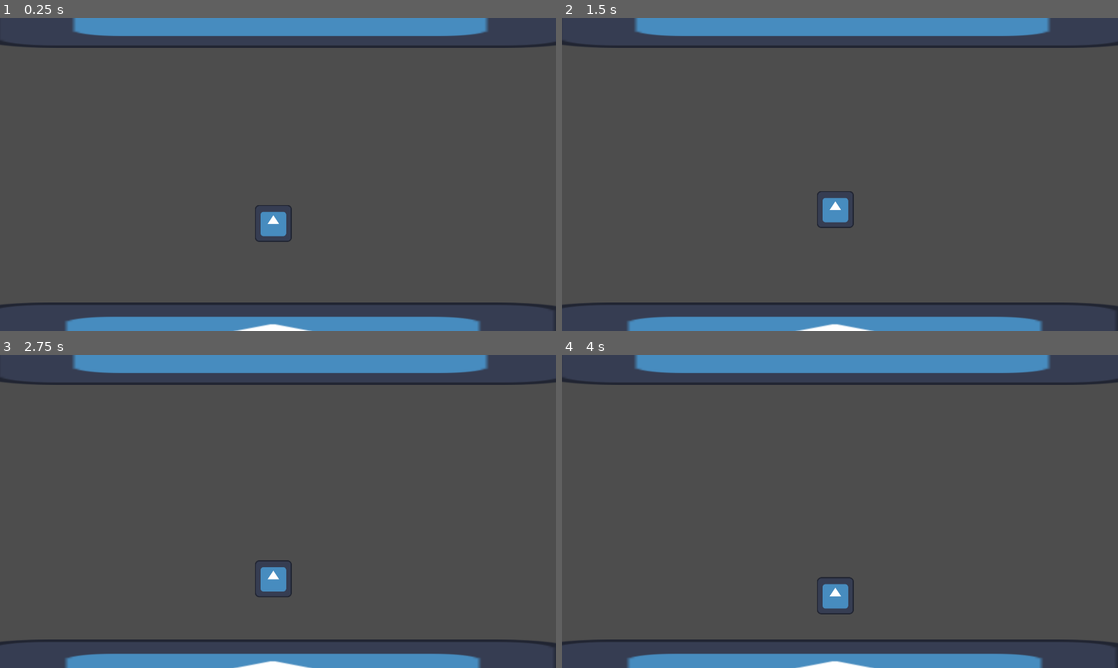
Above: before the commit, frames 1-4 (two rows, left to right).
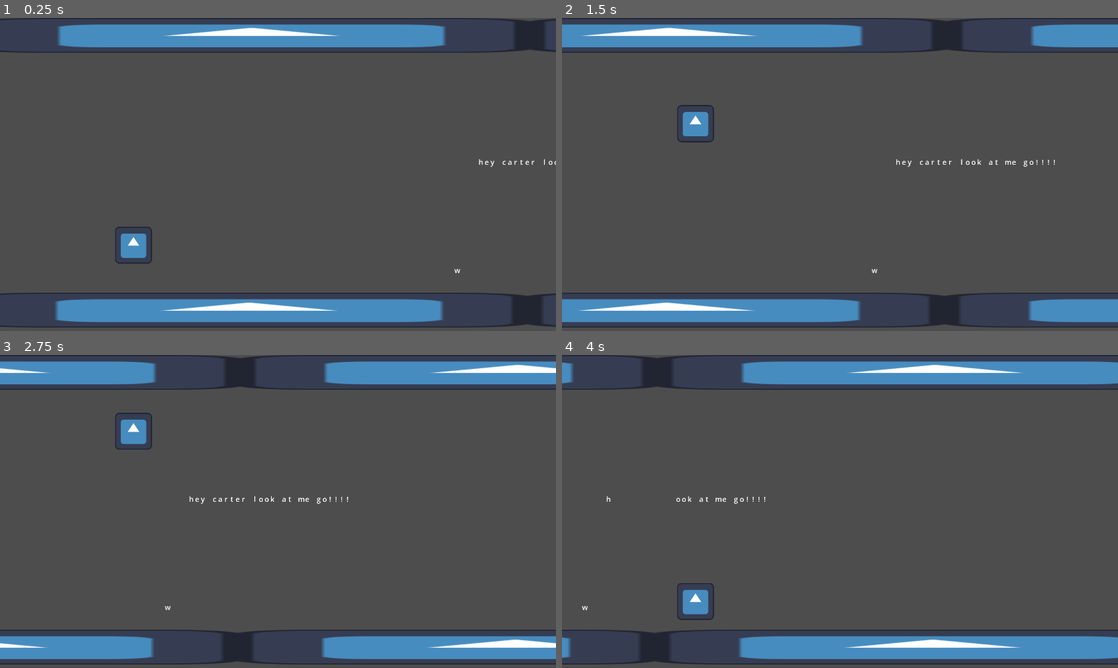
Above: after the commit, the same moments.

Repository: emrysshevek/run-on-sentence
Game: Godot game, scene res://scenes/game/game.tscn
Same seed, same stepped clock (60 frames per second), same inputs: the game is played once before the commit and once after it. Before the commit the project starts from res://scenes/test.tscn. The engine's default icon, where the game draws it, is replaced by a stand-in: a white triangle on a blue panel in a dark square.
Inputs:
- Up to frame 1 (0.25 s): no input
- Up to frame 2 (1.5 s): tap Space (primary_action) at 0.6, 1.35 s
- Up to frame 3 (2.75 s): tap Space (primary_action) at 2.1 s
- Up to frame 4 (4 s): tap Space (primary_action) at 2.85, 3.6 s

The runs differ from the first frame. In frame 1, 15% of the frame differs, in the area x 0-100%, y 0-100%; in frame 2, 17%; in frame 3, 17%; in frame 4, 16%.

Commit message:
checkpoint: text is spawned as letters!

Diff:
--- /dev/null
+++ b/components/Globals/Global/game_text_theme.tres
@@ -0,0 +1,3 @@
+[gd_resource type="Theme" format=3 uid="uid://dvgucdgybqt77"]
+
+[resource]
--- /dev/null
+++ b/components/Globals/Global/global.gd
@@ -0,0 +1,3 @@
+extends Node
+
+@export var settings: Settings = preload("res://components/Globals/Global/settings.tres")
--- /dev/null
+++ b/components/Globals/Global/global.tscn
@@ -0,0 +1,13 @@
+[gd_scene load_steps=4 format=3 uid="uid://bty35bavaxqfe"]
+
+[ext_resource type="Script" path="res://components/Globals/Global/global.gd" id="1_7tghd"]
+[ext_resource type="Script" path="res://components/Globals/Global/settings.gd" id="2_ydlnc"]
+
+[sub_resource type="Resource" id="Resource_02a0v"]
+script = ExtResource("2_ydlnc")
+speed = 400.0
+font_size = 25
+
+[node name="Global" type="Node"]
+script = ExtResource("1_7tghd")
+settings = SubResource("Resource_02a0v")
--- /dev/null
+++ b/components/Globals/Global/settings.gd
@@ -0,0 +1,4 @@
+class_name Settings extends Resource
+
+@export var speed: float = 400
+@export var font_size: int = 25
--- /dev/null
+++ b/components/Globals/Global/settings.tres
@@ -0,0 +1,8 @@
+[gd_resource type="Resource" load_steps=2 format=3 uid="uid://dsro4xtvfmxyn"]
+
+[ext_resource type="Script" path="res://components/Globals/Global/settings.gd" id="1_3y2vt"]
+
+[resource]
+script = ExtResource("1_3y2vt")
+speed = 400.0
+font_size = 25
--- /dev/null
+++ b/components/environment/background/background.gd
@@ -0,0 +1,6 @@
+class_name Background extends Parallax2D
+
+# Called when the node enters the scene tree for the first time.
+func _ready() -> void:
+	autoscroll.x = -Global.settings.speed * scroll_scale.x
+	repeat_size.x = get_viewport_rect().size.x
--- /dev/null
+++ b/components/environment/background/background.tscn
@@ -0,0 +1,11 @@
+[gd_scene load_steps=3 format=3 uid="uid://jukwic7a7qd7"]
+
+[ext_resource type="Script" path="res://components/environment/background/background.gd" id="1_gpwy4"]
+[ext_resource type="Texture2D" uid="uid://cytttfx3sky7h" path="res://icon.svg" id="1_in7xm"]
+
+[node name="Background" type="Parallax2D"]
+repeat_size = Vector2(1920, 0)
+script = ExtResource("1_gpwy4")
+
+[node name="Sprite2D" type="Sprite2D" parent="."]
+texture = ExtResource("1_in7xm")
--- a/components/physics/movement/gravity/gravity_component.gd
+++ b/components/physics/gravity/gravity_component.gd
@@ -1,6 +1,6 @@
 class_name GravityComponent extends PhysicsComponent
 
-@export var max_fall_speed: float = 500
+@export var max_fall_speed: float = 1000
 
 var gravity_scale: float = 1
 
--- a/components/physics/movement/gravity/gravity_component.tscn
+++ b/components/physics/gravity/gravity_component.tscn
@@ -1,6 +1,6 @@
 [gd_scene load_steps=2 format=3 uid="uid://dbkhvb1if7255"]
 
-[ext_resource type="Script" path="res://components/physics/movement/gravity/gravity_component.gd" id="1_cc7q3"]
+[ext_resource type="Script" path="res://components/physics/gravity/gravity_component.gd" id="1_cc7q3"]
 
 [node name="GravityComponent" type="Node2D"]
 script = ExtResource("1_cc7q3")
--- /dev/null
+++ b/components/spawner/text_spawner.gd
@@ -0,0 +1,46 @@
+class_name TextSpawner extends Node2D
+
+@export var text: String = "default"
+@export var spawn_parent: Node2D
+@export var autostart: bool = true
+@export var max_spawns: int = 256
+
+var total_spawns: int = 0
+var is_spawning: bool = false
+var last_spawn: GameObject
+var text_idx: int = 0
+
+# Called when the node enters the scene tree for the first time.
+func _ready() -> void:
+	is_spawning = false
+	if autostart:
+		start()
+
+func _physics_process(delta: float) -> void:
+	if text_idx == len(text) or total_spawns >= max_spawns:
+		return
+
+	var letter = preload("res://entities/objects/letter/letter.tscn").instantiate()
+
+	letter.value = text[text_idx]
+	text_idx += 1
+
+	if spawn_parent == null:
+		get_parent().add_child(letter)
+	else:
+		spawn_parent.add_child(letter)
+
+	if last_spawn:
+		letter.global_position = last_spawn.global_position + Vector2(20, 0)
+	else:
+		letter.global_position = global_position
+	last_spawn = letter
+
+
+
+func start() -> void:
+	is_spawning = true
+
+
+func stop() -> void:
+	is_spawning = false
--- /dev/null
+++ b/components/spawner/text_spawner.tscn
@@ -0,0 +1,6 @@
+[gd_scene load_steps=2 format=3 uid="uid://c5gyosbvs6v3h"]
+
+[ext_resource type="Script" path="res://components/spawner/text_spawner.gd" id="1_0uivu"]
+
+[node name="TextSpawner" type="Node2D"]
+script = ExtResource("1_0uivu")
--- /dev/null
+++ b/entities/objects/game_object.gd
@@ -0,0 +1,12 @@
+class_name GameObject extends Area2D
+
+signal destroyed(which_object: GameObject)
+
+
+func _on_visible_on_screen_notifier_2d_screen_entered() -> void:
+	pass
+
+
+func _on_visible_on_screen_notifier_2d_screen_exited() -> void:
+	destroyed.emit()
+	queue_free()
--- /dev/null
+++ b/entities/objects/game_object.tscn
@@ -0,0 +1,11 @@
+[gd_scene load_steps=2 format=3 uid="uid://c4eshf5u4af6p"]
+
+[ext_resource type="Script" path="res://entities/objects/game_object.gd" id="1_6ig4n"]
+
+[node name="GameObject" type="Area2D"]
+script = ExtResource("1_6ig4n")
+
+[node name="VisibleOnScreenNotifier2D" type="VisibleOnScreenNotifier2D" parent="."]
+
+[connection signal="screen_entered" from="VisibleOnScreenNotifier2D" to="." method="_on_visible_on_screen_notifier_2d_screen_entered"]
+[connection signal="screen_exited" from="VisibleOnScreenNotifier2D" to="." method="_on_visible_on_screen_notifier_2d_screen_exited"]
--- /dev/null
+++ b/entities/objects/letter/letter.gd
@@ -0,0 +1,29 @@
+class_name Letter extends GameObject
+
+signal collected(which_letter: Letter)
+
+@export var value: String
+
+@onready var shape: CircleShape2D = $CollisionShape2D.shape
+@onready var label: Label = $Label
+@onready var screen_notifier: VisibleOnScreenNotifier2D = $VisibleOnScreenNotifier2D
+
+# Called when the node enters the scene tree for the first time.
+func _ready() -> void:
+	if len(value) > 1:
+		push_warning("Text object was assigned more than one letter")
+		value = value[0]
+
+	label.text = value
+	_resize.call_deferred()
+
+
+func _resize() -> void:
+	shape.radius = label.size.x
+	screen_notifier.rect = Rect2(label.size.x / 2, label.size.y / 2, label.size.x, label.size.y)
+
+
+func _on_body_entered(body: Node2D) -> void:
+	if body is Runner:
+		collected.emit(self)
+		queue_free()
--- /dev/null
+++ b/entities/objects/letter/letter.tscn
@@ -0,0 +1,39 @@
+[gd_scene load_steps=4 format=3 uid="uid://hr5lunkbnksl"]
+
+[ext_resource type="Script" path="res://entities/objects/letter/letter.gd" id="1_v3gle"]
+[ext_resource type="Theme" uid="uid://dvgucdgybqt77" path="res://components/Globals/Global/game_text_theme.tres" id="2_8whod"]
+
+[sub_resource type="CircleShape2D" id="CircleShape2D_3e262"]
+
+[node name="Letter" type="Area2D"]
+collision_layer = 4
+collision_mask = 2
+script = ExtResource("1_v3gle")
+value = "t"
+
+[node name="CollisionShape2D" type="CollisionShape2D" parent="."]
+shape = SubResource("CircleShape2D_3e262")
+
+[node name="Label" type="Label" parent="."]
+anchors_preset = 8
+anchor_left = 0.5
+anchor_top = 0.5
+anchor_right = 0.5
+anchor_bottom = 0.5
+offset_left = -7.0
+offset_top = -11.0
+offset_right = 7.0
+offset_bottom = 12.0
+grow_horizontal = 2
+grow_vertical = 2
+size_flags_horizontal = 4
+theme = ExtResource("2_8whod")
+theme_override_font_sizes/font_size = 25
+horizontal_alignment = 1
+vertical_alignment = 1
+justification_flags = 0
+
+[node name="VisibleOnScreenNotifier2D" type="VisibleOnScreenNotifier2D" parent="."]
+rect = Rect2(-9.955, -10, 20, 20)
+
+[connection signal="body_entered" from="." to="." method="_on_body_entered"]
--- /dev/null
+++ b/entities/objects/word/word.gd
@@ -0,0 +1,13 @@
+class_name Word extends Node2D
+
+@export var text: String = "default"
+
+
+# Called when the node enters the scene tree for the first time.
+func _ready() -> void:
+	pass # Replace with function body.
+
+
+# Called every frame. 'delta' is the elapsed time since the previous frame.
+func _process(delta: float) -> void:
+	pass
--- /dev/null
+++ b/entities/objects/word/word.tscn
@@ -0,0 +1,6 @@
+[gd_scene load_steps=2 format=3 uid="uid://eiahuugtg1pf"]
+
+[ext_resource type="Script" path="res://entities/objects/word/word.gd" id="1_jqv54"]
+
+[node name="Word" type="Node2D"]
+script = ExtResource("1_jqv54")
--- a/entities/runner.gd
+++ b/entities/runner/runner.gd
@@ -1,4 +1,4 @@
-extends CharacterBody2D
+class_name Runner extends CharacterBody2D
 
 @export var move_component: MovementComponent
 
--- a/entities/runner.tscn
+++ b/entities/runner/runner.tscn
@@ -1,8 +1,8 @@
 [gd_scene load_steps=9 format=3 uid="uid://cryyyli0fj2de"]
 
-[ext_resource type="Script" path="res://entities/runner.gd" id="1_e43v1"]
+[ext_resource type="Script" path="res://entities/runner/runner.gd" id="1_e43v1"]
 [ext_resource type="Texture2D" uid="uid://cytttfx3sky7h" path="res://icon.svg" id="2_ln6ik"]
-[ext_resource type="PackedScene" uid="uid://dbkhvb1if7255" path="res://components/physics/movement/gravity/gravity_component.tscn" id="3_hbox6"]
+[ext_resource type="PackedScene" uid="uid://dbkhvb1if7255" path="res://components/physics/gravity/gravity_component.tscn" id="3_hbox6"]
 [ext_resource type="PackedScene" uid="uid://cu6vpm6rwxbwc" path="res://components/physics/movement/jump/jump.tscn" id="4_0hg38"]
 [ext_resource type="PackedScene" uid="uid://b5q8wrq31py1o" path="res://components/physics/movement/flap/flap.tscn" id="5_kduyb"]
 [ext_resource type="PackedScene" uid="uid://cgvglrteapccb" path="res://components/physics/movement/fly/fly.tscn" id="6_5urth"]
@@ -12,6 +12,8 @@
 size = Vector2(127, 128)
 
 [node name="Runner" type="CharacterBody2D" node_paths=PackedStringArray("move_component")]
+collision_layer = 2
+collision_mask = 5
 script = ExtResource("1_e43v1")
 move_component = NodePath("MoveComponents/Flip")
 
--- a/project.godot
+++ b/project.godot
@@ -11,13 +11,14 @@
 [application]
 
 config/name="Run On Sentence"
-run/main_scene="res://scenes/test.tscn"
+run/main_scene="res://scenes/game/game.tscn"
 config/features=PackedStringArray("4.3", "GL Compatibility")
 config/icon="res://icon.svg"
 
 [autoload]
 
 InputManager="*res://components/Globals/Input/InputManager.tscn"
+Global="*res://components/Globals/Global/global.tscn"
 
 [display]
 
@@ -45,6 +46,12 @@
 ]
 }
 
+[layer_names]
+
+2d_physics/layer_1="environment"
+2d_physics/layer_2="runner"
+2d_physics/layer_3="collectable"
+
 [rendering]
 
 renderer/rendering_method="gl_compatibility"
--- /dev/null
+++ b/scenes/game/game.gd
@@ -0,0 +1,6 @@
+extends Node2D
+
+
+func _physics_process(delta: float) -> void:
+	for object: Node2D in $Objects.get_children():
+		object.position.x -= Global.settings.speed * delta
--- /dev/null
+++ b/scenes/game/game.tscn
@@ -0,0 +1,60 @@
+[gd_scene load_steps=8 format=3 uid="uid://2ydv2at4wr5f"]
+
+[ext_resource type="Texture2D" uid="uid://cytttfx3sky7h" path="res://icon.svg" id="1_572bb"]
+[ext_resource type="Script" path="res://scenes/game/game.gd" id="1_vt0x2"]
+[ext_resource type="Script" path="res://components/environment/background/background.gd" id="2_k2cab"]
+[ext_resource type="PackedScene" uid="uid://cryyyli0fj2de" path="res://entities/runner/runner.tscn" id="2_xnrhb"]
+[ext_resource type="PackedScene" uid="uid://hr5lunkbnksl" path="res://entities/objects/letter/letter.tscn" id="4_11ru7"]
+[ext_resource type="PackedScene" uid="uid://c5gyosbvs6v3h" path="res://components/spawner/text_spawner.tscn" id="6_mk78k"]
+
+[sub_resource type="RectangleShape2D" id="RectangleShape2D_brh35"]
+size = Vector2(1937, 121)
+
+[node name="Game" type="Node2D"]
+script = ExtResource("1_vt0x2")
+
+[node name="Environment" type="Node2D" parent="."]
+
+[node name="Background" type="Parallax2D" parent="Environment"]
+repeat_size = Vector2(1920, 0)
+script = ExtResource("2_k2cab")
+
+[node name="Sprite2D" type="Sprite2D" parent="Environment/Background"]
+position = Vector2(960.5, 1008)
+scale = Vector2(15.1172, 0.9375)
+texture = ExtResource("1_572bb")
+
+[node name="Sprite2D2" type="Sprite2D" parent="Environment/Background"]
+position = Vector2(969, 60.0001)
+scale = Vector2(15.1172, 0.9375)
+texture = ExtResource("1_572bb")
+
+[node name="Floor" type="StaticBody2D" parent="Environment"]
+metadata/_edit_group_ = true
+metadata/_edit_lock_ = true
+
+[node name="CollisionShape2D" type="CollisionShape2D" parent="Environment/Floor"]
+position = Vector2(958.5, 1011.5)
+shape = SubResource("RectangleShape2D_brh35")
+
+[node name="Ceiling" type="StaticBody2D" parent="Environment"]
+metadata/_edit_group_ = true
+metadata/_edit_lock_ = true
+
+[node name="CollisionShape2D" type="CollisionShape2D" parent="Environment/Ceiling"]
+position = Vector2(966, 60)
+shape = SubResource("RectangleShape2D_brh35")
+
+[node name="Objects" type="Node2D" parent="."]
+
+[node name="Letter" parent="Objects" instance=ExtResource("4_11ru7")]
+position = Vector2(1679, 870)
+value = "w"
+
+[node name="Runner" parent="." instance=ExtResource("2_xnrhb")]
+position = Vector2(461, 759)
+
+[node name="TextSpawner" parent="." node_paths=PackedStringArray("spawn_parent") instance=ExtResource("6_mk78k")]
+position = Vector2(1754, 497)
+text = "hey carter look at me go!!!!"
+spawn_parent = NodePath("../Objects")
--- a/scenes/test.tscn
+++ b/scenes/test.tscn
@@ -1,7 +1,7 @@
 [gd_scene load_steps=4 format=3 uid="uid://dbw1cvwm67egx"]
 
 [ext_resource type="Texture2D" uid="uid://cytttfx3sky7h" path="res://icon.svg" id="1_lfp5o"]
-[ext_resource type="PackedScene" uid="uid://cryyyli0fj2de" path="res://entities/runner.tscn" id="2_iuae2"]
+[ext_resource type="PackedScene" uid="uid://cryyyli0fj2de" path="res://entities/runner/runner.tscn" id="2_iuae2"]
 
 [sub_resource type="RectangleShape2D" id="RectangleShape2D_wbxmb"]
 size = Vector2(2078, 267)
